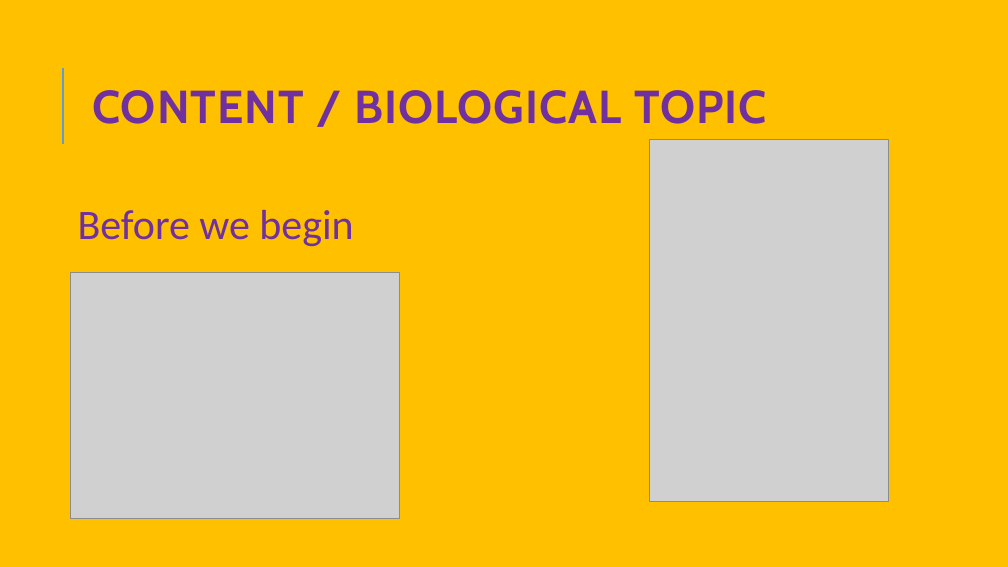
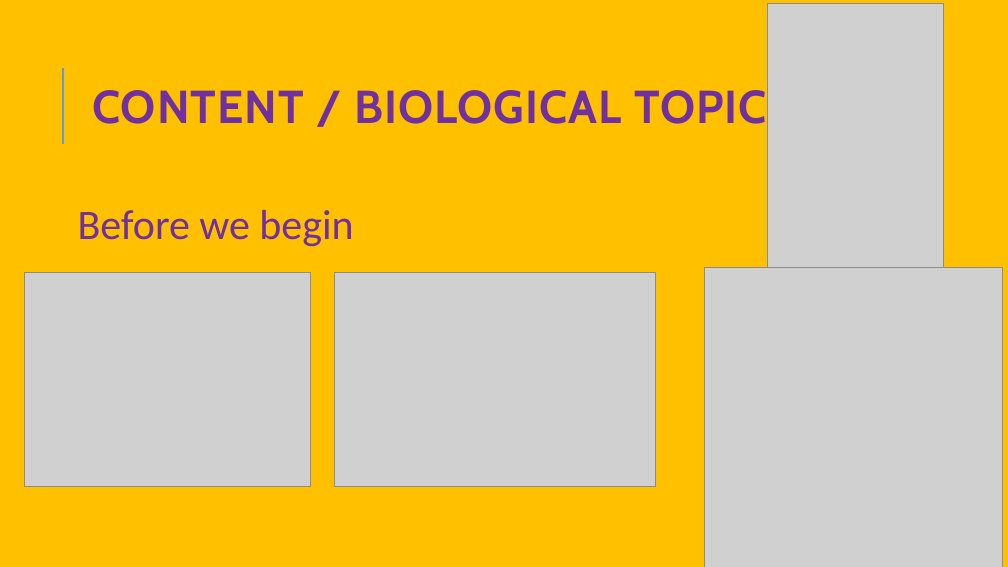
Before and after one commit to aimforbigfoot/biol5081, a slide deck: slide 5 of animalsClass/Deep History Of the field of Perception.pptx. Drawn at 1008x567 pixels with LibreOffice and Linux fonts; fonts in the diff are those of the drawing; grey boxes stand for pictures. Boxes give left, top, right and bottom in pixels: in the first picture for what was removed or moved away, otherwise in the second. Text is boxed around its words. In the diff, an @@ line names an element or a change of style, - is before the commit and + after.

```diff
--- a/animalsClass/Deep History Of the field of Perception.pptx
+++ b/animalsClass/Deep History Of the field of Perception.pptx
@@ picture added at (768, 3, 944, 268) @@
@@ picture removed at (650, 140, 889, 502) @@
@@ picture added at (705, 268, 1003, 567) @@
@@ picture: place and size @@
-picture at (70, 273, 399, 519)
+picture at (24, 273, 311, 487)
@@ picture added at (334, 273, 656, 487) @@
```
Also in this commit, not shown: 7 other slides changed, 1 slide added.
